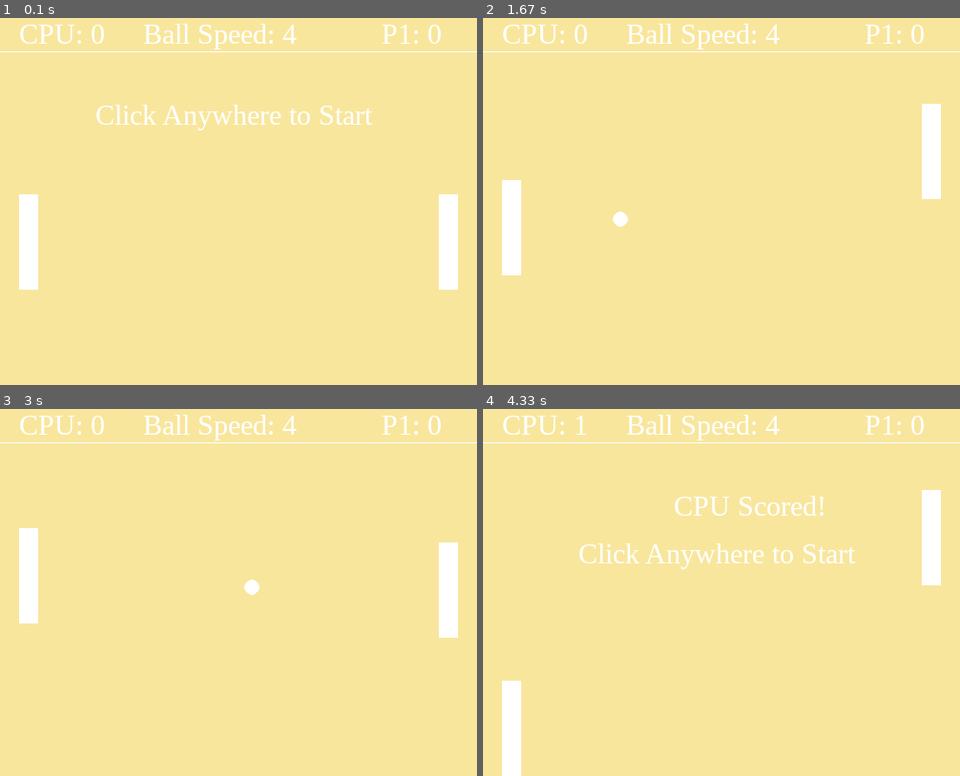
Above: before the commit, frames 1-4 (two rows, left to right).
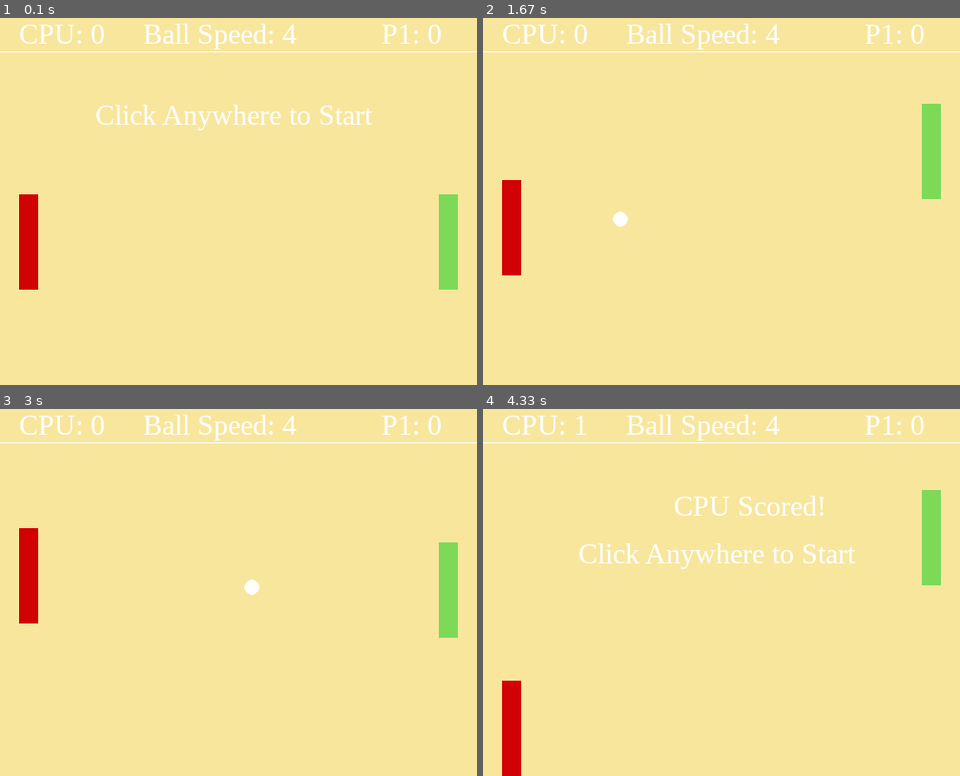
Above: after the commit, the same moments.

Repository: HikariShino/pygame
Game: pygame game, started from W12L/main.py
Same seed, same stepped clock (60 frames per second), same inputs: the game is played once before the commit and once after it.
Inputs (mouse positions are in pixels of both pictures, inside the frame that each line leads up to):
- Up to frame 1 (0.1 s): no input
- Up to frame 2 (1.67 s): click (721, 194) at 0.38 s; hold Up 0.67-1.13 s; hold Down 1.17-1.47 s; hold Up from 1.5 s (still down)
- Up to frame 3 (3 s): release Up at 1.87 s; hold Down 1.9-2.27 s; hold Up 2.3-2.6 s; hold Down 2.63-2.93 s; hold Up from 2.97 s (still down)
- Up to frame 4 (4.33 s): release Up at 3.33 s; hold Down 3.37-3.73 s; hold Up 3.77-4.07 s

The runs differ from the first frame. In frame 1, 2.1% of the frame differs, in the area x 4-96%, y 48-75%; in frame 2, 2.1%; in frame 3, 2.1%; in frame 4, 2.1%.

Commit message:
Added self.color to give paddles their own separate colors. Green for player and red for the AI.

Diff:
--- a/W12L/main.py
+++ b/W12L/main.py
@@ -23,6 +23,8 @@
 
 bg = (248, 230, 157)
 white = (255, 255, 255)
+green = (125, 218, 88)
+red = (210, 1, 3)
 
 
 def draw_board():
@@ -36,7 +38,8 @@
 
 
 class Paddle:
-    def __init__(self, x, y):
+    def __init__(self, x, y, color):
+        self.color = color
         self.x = x
         self.y = y
         self.rect = Rect(self.x, self.y, 20, 100)
@@ -56,7 +59,7 @@
             self.rect.move_ip(0, -1 * self.speed)
 
     def draw(self):
-        pygame.draw.rect(screen, white, self.rect)
+        pygame.draw.rect(screen, self.color, self.rect)
 
 
 class Ball:
@@ -95,8 +98,8 @@
         self.winner = 0
 
 
-player_paddle = Paddle(screen_width - 40, screen_height // 2)
-cpu_paddle = Paddle(20, screen_height // 2)
+player_paddle = Paddle(screen_width - 40, screen_height // 2, green)
+cpu_paddle = Paddle(20, screen_height // 2, red)
 
 pong = Ball(screen_width - 60, screen_height // 2)
 
